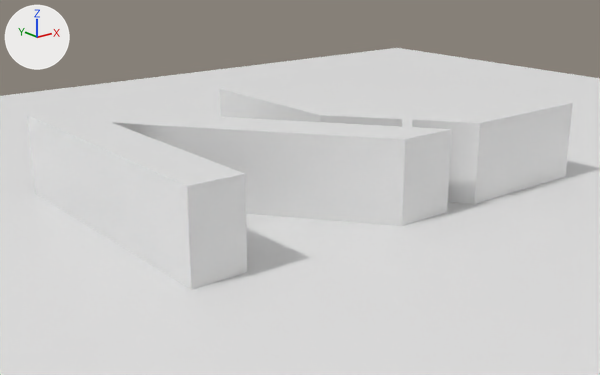
What one commit did to the glTF model 20th/simple.glb.
Rendered twice from a 50 mm lens placed at (-112.5, -149.2, 56.5), pointed at (-0.2, -8.9, 0.4). Lighting does not change. The marker at upper left points along +X, +Y and +Z. Vertices at the same position are counted once.
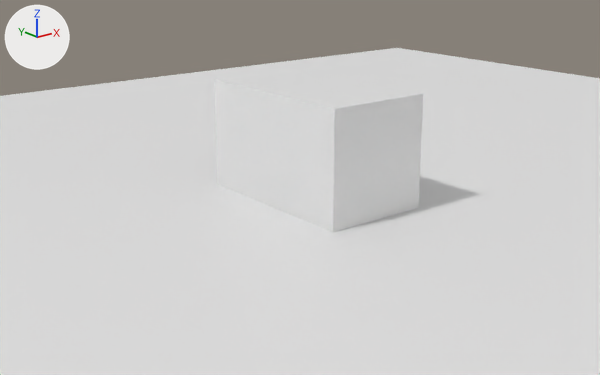
Changed parts and their boxes [x1, y1, x2, y2] in the pictures (600 x 375 px):
'Box001', reshaped, moved (62% narrower, 20% shorter): before [27, 84, 573, 290]; after [214, 68, 423, 232]
part 1 of me_box001, added: after [214, 68, 423, 232]
part 2 of me_box001, deleted: before [27, 109, 452, 290]
part 3 of me_box001, deleted: before [220, 84, 402, 127]
part 4 of me_box001, deleted: before [412, 96, 573, 204]

The change, as a diff of the scene's bpy script:
```diff
--- a/20th/simple.glb.py
+++ b/20th/simple.glb.py
@@ me_box001 @@
 me_box001.from_pydata(...)  # 64 vertices, 116 faces; spans x -79.3..24.1, y -33.4..32.4, z 0.0..20.8
 # used by ob_box001; location = (31.1, -7.1, -3.1)
+# me_box001 part 1: a new loose piece, a box spanning x -11.9..11.9, y -20.3..20.3, z 0.0..24.4
+# me_box001 part 2: the loose piece of 34 vertices spanning x -79.3..-17.5, y -33.4..32.4, z 0.0..20.8 is deleted
+# me_box001 part 3: the loose piece of 18 vertices spanning x -29.7..-18.6, y -20.7..32.4, z 0.0..20.8 is deleted
+# me_box001 part 4: the loose piece of 12 vertices spanning x -17.3..24.1, y -33.4..-22.3, z 0.0..20.8 is deleted
@@ ob_box001 @@
 ob_box001 = bpy.data.objects.new('Box001', me_box001)
-ob_box001.location = (31.1, -7.1, -3.1)
+ob_box001.location = (-0.9, -14.5, 0.0)
```
